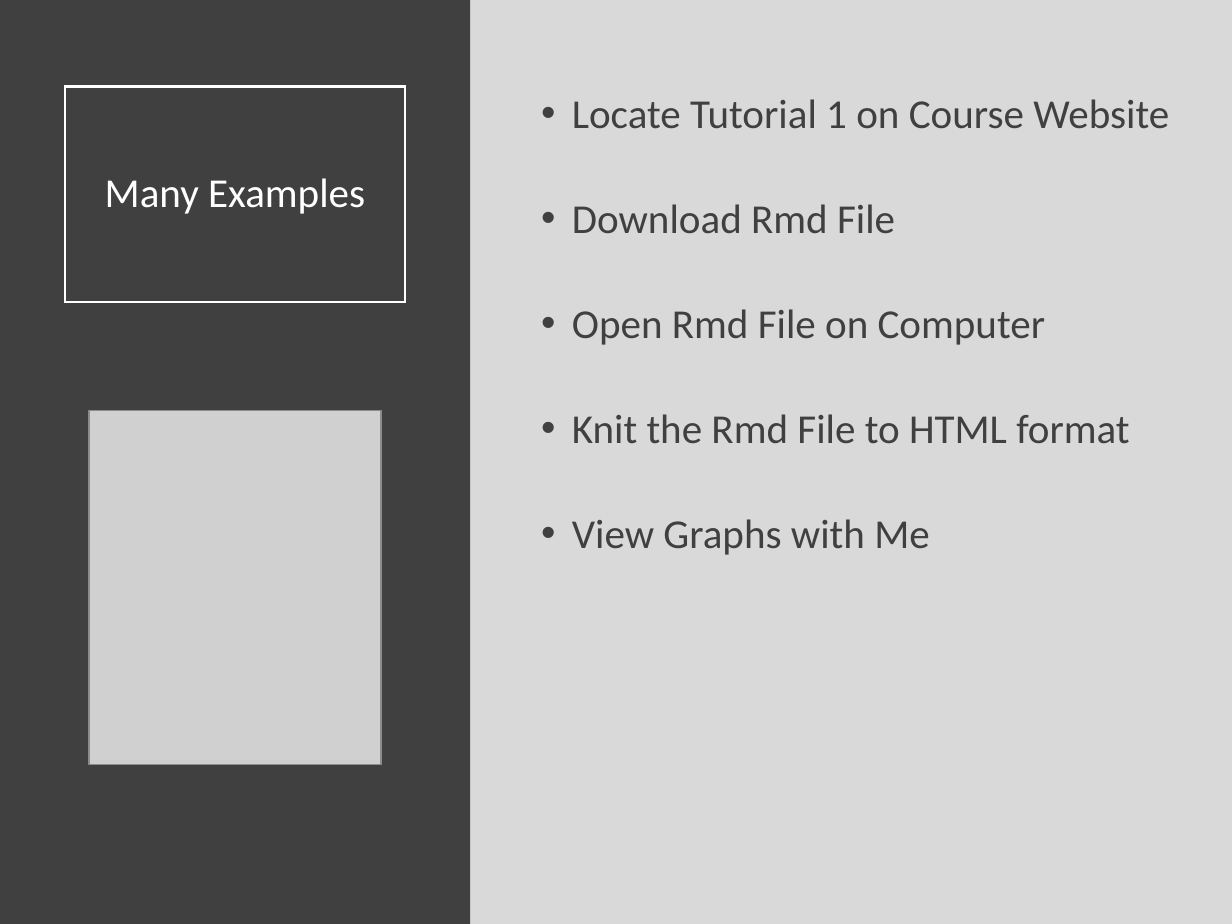
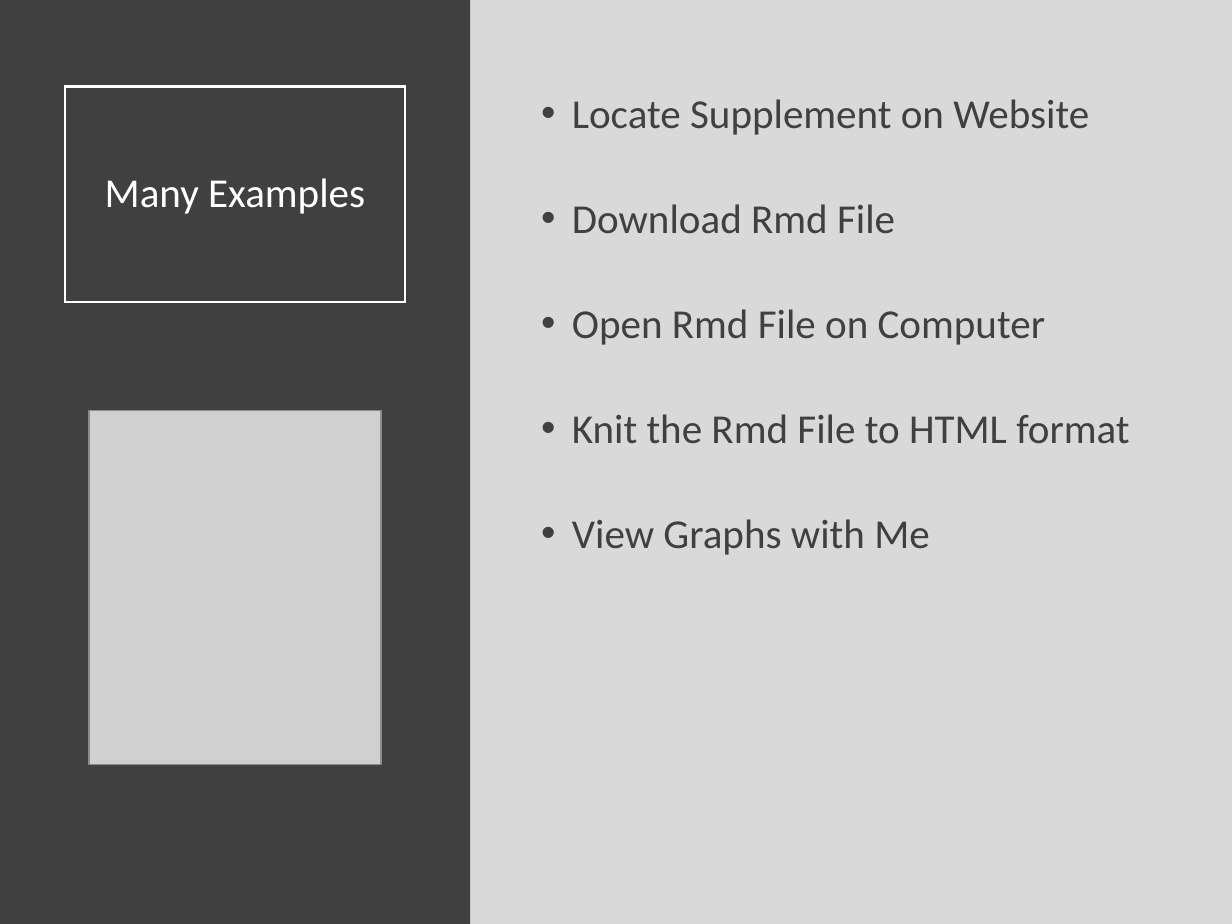
Before and after one commit to SuperMarioGiacomazzo/STOR320_WEBSITE, a slide deck: slide 8 of Lecture/Data Visualization/Data_Visualization_Lecture.pptx. Drawn at 1232x924 pixels with LibreOffice and Linux fonts; fonts in the diff are those of the drawing; grey boxes stand for pictures. Boxes give left, top, right and bottom in pixels: in the first picture for what was removed or moved away, otherwise in the second. Text is boxed around its words. In the diff, an @@ line names an element or a change of style, - is before the commit and + after.

```diff
--- a/Lecture/Data Visualization/Data_Visualization_Lecture.pptx
+++ b/Lecture/Data Visualization/Data_Visualization_Lecture.pptx
@@ text at (572,99,1089,135): text changed @@
-• Locate Tutorial 1 on Course Website
+• Locate Supplement on Website
```
Also in this commit, not shown: 15 other files.
